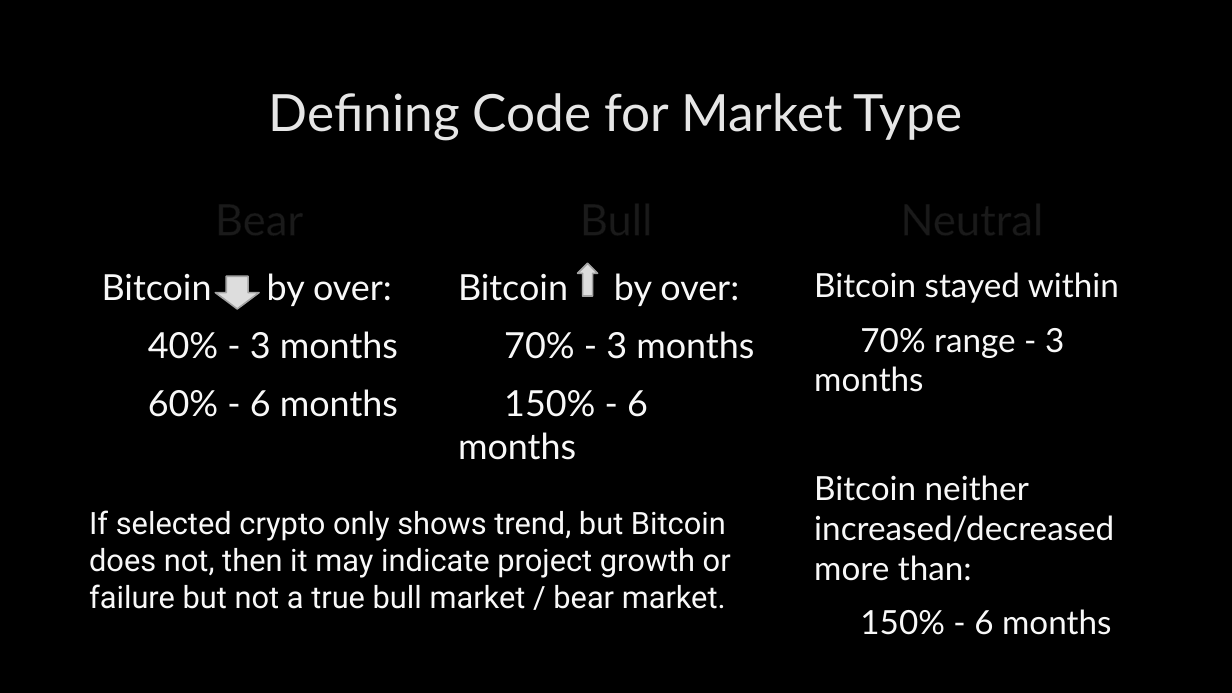
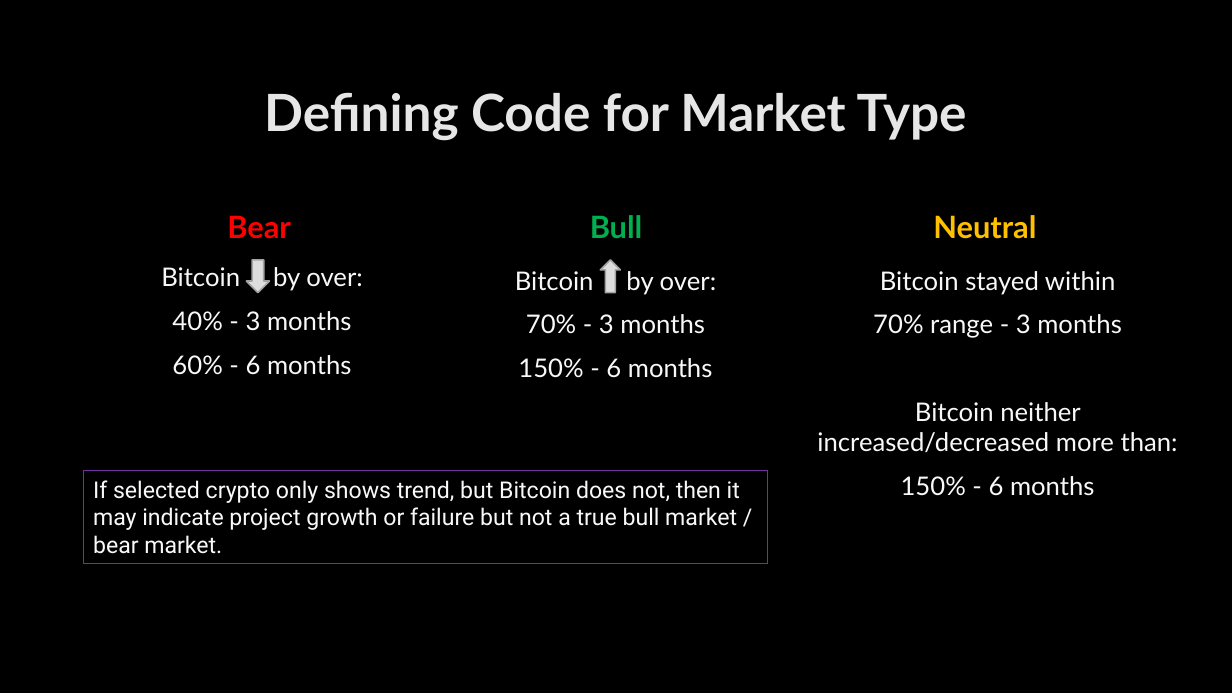
Before and after one commit to tylerfallon/The-Omniscient-Crypto-Oracle, a slide deck: slide 9 of The Omniscient Crypto Oracle.pptx. Drawn at 1232x693 pixels with LibreOffice and Linux fonts; fonts in the diff are those of the drawing; background and template pictures are left out. Boxes give left, top, right and bottom in pixels: in the first picture for what was removed or moved away, otherwise in the second. Text is boxed around its words. In the diff, an @@ line names an element or a change of style, - is before the commit and + after.

Commit message:
Edited Formatting of ppt

```diff
--- a/The Omniscient Crypto Oracle.pptx
+++ b/The Omniscient Crypto Oracle.pptx
@@ title "Defining Code for Market Type" at bbox=[264, 92, 967, 140]: bold on @@
@@ text "Bear" at bbox=[227, 215, 291, 239]: size 34 to 24 pt, text colour #FFFFFF to #FF0000, bold on; less space between paragraphs @@
@@ text "Bull" at bbox=[590, 215, 643, 238]: size 34 to 24 pt, text colour #FFFFFF to #00B050, bold on; less space between paragraphs @@
@@ text "Neutral": place and size @@
-text "Neutral" at bbox=[805, 190, 1139, 249]
+text "Neutral" at bbox=[933, 215, 1036, 239]
@@ text "Neutral" at bbox=[933, 215, 1036, 239]: size 34 to 24 pt, text colour #FFFFFF to #FFC000, bold on; less space between paragraphs @@
@@ text "Bitcoin by over:" at bbox=[161, 267, 363, 375]: size 28 to 20 pt; alignment left to centre; less space between paragraphs @@
@@ down arrow: place and size @@
-down arrow at bbox=[215, 276, 259, 309]
+down arrow at bbox=[247, 260, 270, 292]
@@ text "Bitcoin by over:" at bbox=[515, 271, 717, 378]: size 28 to 20 pt; alignment left to centre; less space between paragraphs @@
@@ up arrow: place and size @@
-up arrow at bbox=[578, 263, 598, 296]
+up arrow at bbox=[601, 260, 621, 292]
@@ text "Bitcoin stayed within" at bbox=[817, 271, 1178, 496]: size 25.9 to 20 pt; alignment left to centre; less space between paragraphs @@
@@ rectangle "If selected crypto only shows ...": place and size @@
-rectangle "If selected crypto only shows ..." at bbox=[89, 510, 731, 609]
+rectangle "If selected crypto only shows ..." at bbox=[84, 470, 768, 564]
@@ rectangle "If selected crypto only shows ..." at bbox=[84, 470, 768, 564]: size 24 to 18 pt; outline none to #7030A0 0.75 pt @@
```
Also in this commit, not shown: 12 other slides changed.
